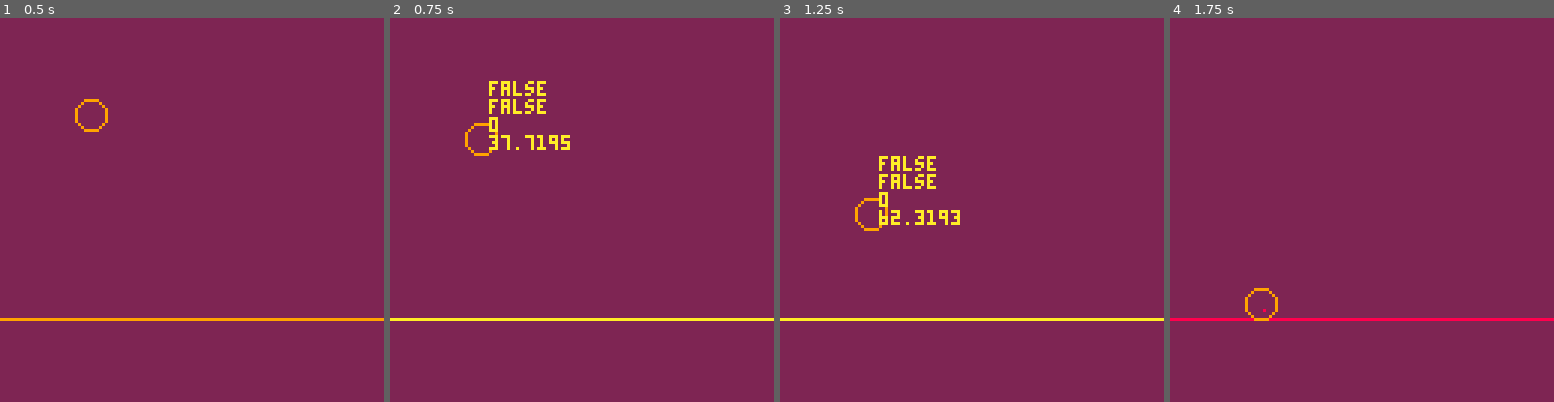
Above: before the commit, frames 1-4 (left to right).
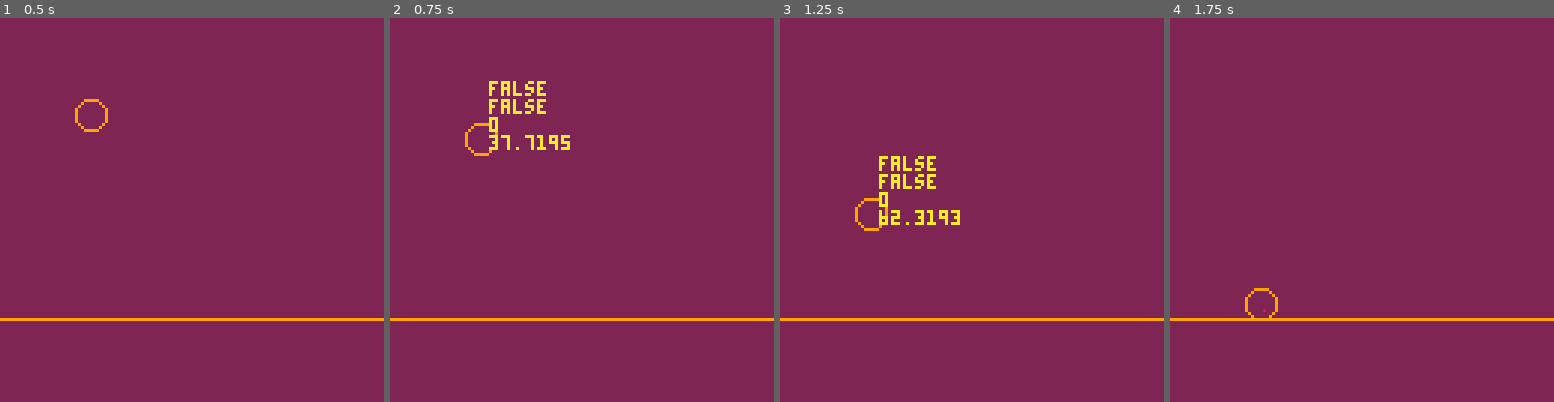
Above: after the commit, the same moments.

Repository: dr-jam/GamePlatforms
Game: PICO-8 cartridge carts/phys.p8
Same seed, same stepped clock (60 frames per second), same inputs: the game is played once before the commit and once after it.
Inputs:
- Up to frame 1 (0.5 s): no input
- Up to frame 2 (0.75 s): tap O (Z key) at 0.7 s
- Up to frame 3 (1.25 s): no input
- Up to frame 4 (1.75 s): hold Right from 1.6 s (still down); tap O (Z key) at 1.7 s

Frame 1 is identical in both runs. In frame 2, 0.8% of the frame differs, in the area x 0-100%, y 78-79%; in frame 3, 0.8%; in frame 4, 0.8%.

Commit message:
Update phys.p8

Diff:
--- a/carts/phys.p8
+++ b/carts/phys.p8
@@ -109,7 +109,7 @@
 function _draw()
 	cls(2)
 	--the ground
-	line(0, floor, 128, floor)
+	line(0, floor, 128, floor, 9)
 	circ(player.x, player.y - player.radius/2, 5, player.radius)
 	if debug_print then
 	  print(player.velx, player.x+3, player.y-11, 10)
